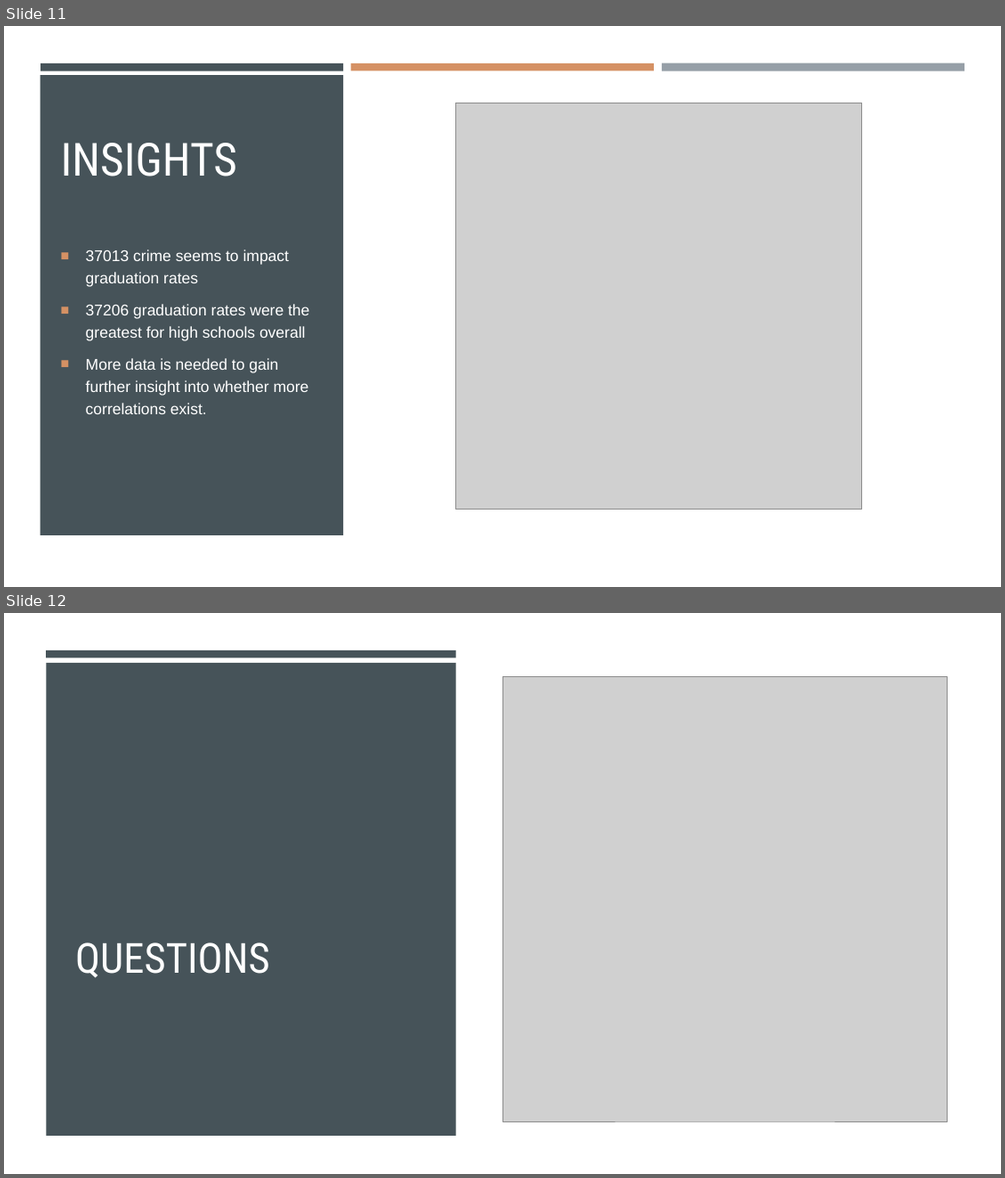
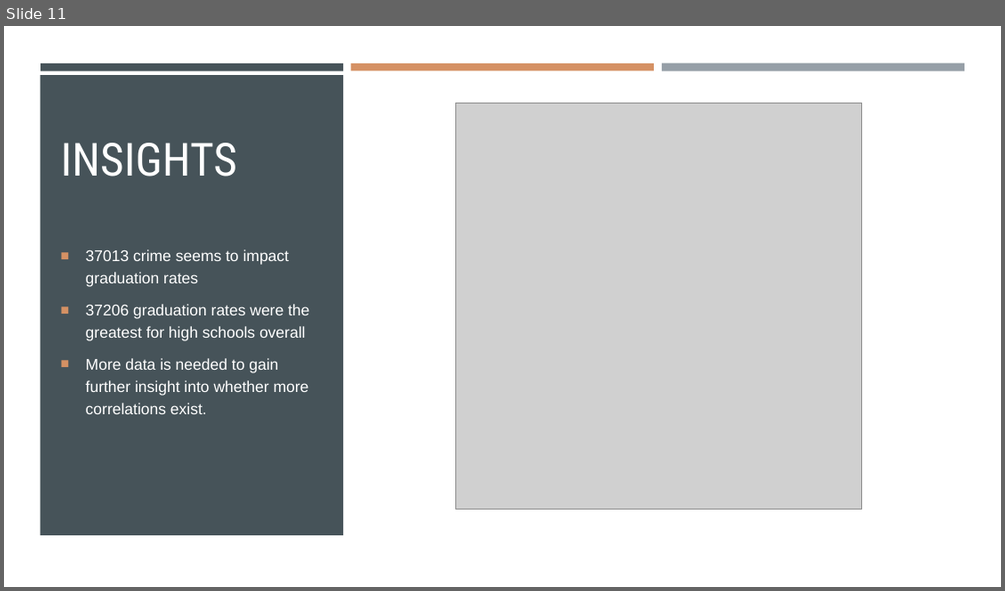
Before and after one commit to ericahen/capstone-da12, a slide deck: presentation/presentation_new.pptx. Shown one above the other, each under a label of ours: slides 11 and 12 before the commit, slide 11 after it. The pictures are 1005x1178 and 1005x591 pixels, drawn with LibreOffice and Linux fonts; fonts in the diff are those of the drawing; grey boxes stand for pictures. Boxes give left, top, right and bottom in pixels: in the first picture for what was removed or moved away, otherwise in the second. Text is boxed around its words. In the diff, an @@ line names an element or a change of style, - is before the commit and + after.

```diff
--- a/presentation/presentation_new.pptx
+++ b/presentation/presentation_new.pptx
@@ slide 12 removed at <box>4,613,1001,1174</box>, background #FFFFFF @@
@@ rectangle removed at <box>4,613,1001,1174</box> @@
@@ rectangle removed at <box>46,650,455,657</box> @@
@@ rectangle removed at <box>46,663,455,1135</box> @@
@@ picture removed at <box>502,677,947,1121</box> @@
@@ title removed at <box>75,942,270,978</box> @@
-QUESTIONS
```
Also in this commit, not shown: 2 slides changed, 1 slide added.
